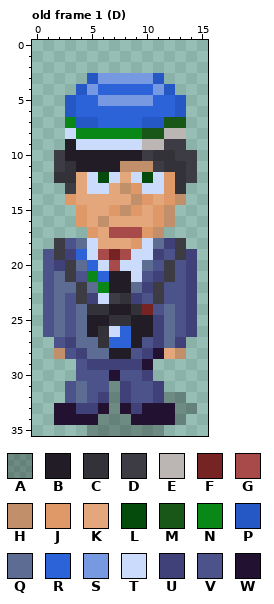
One commit to this pixel-art file: art/cfe-ksv-pikmets.aseprite. This is how it looked before the edit.
16x36 pixels, 10 frames. Shown: old frame 1 (D). The commit also changed other frames, which this record leaves out.
Visible layers, top first: "kasi", "kann", "head", "kaamera", "fraater", "shadow" opacity 27%.
Palette (. is transparent): A #00000046  B #221c26  C #333239  D #3d3b44  E #bbb6b3  F #762323  G #a84a4a  H #c28f6b  J #df9968  K #e3a77b  L #054c0c  M #185717  N #098717  P #2658c5  Q #5c6c93  R #2d63d8  S #7799e2  T #cbdbfc  U #3f4178  V #4c538b  W #221131
Pixels before, old frame 1 (D), first column x 1:
 3 ....PSSSSSP...
 4 ...PSRRRRRSP..
 5 ..PRRSSSSSRRP.
 6 ..PRRRRRRRRRP.
 7 ..NPPRRRRPPMM.
 8 ..TNNNNNNMMEE.
 9 ..BTTTTTTEEDD.
10 .DBBBBBBBDCCDD
11 .DCBBBBHHHDCCD
12 .CCKTLTKTLTJCD
13 ..DKTTKHJTTJC.
14 ..JKKKKKHJKJH.
15 ...JKKJHJKJH..
16 ...JKHKKKKJH..
17 ....JKGGGJH...
18 .DVQTKKKJTQUD.
19 VDURTGFGTTUVDU
20 VUDQRTGTTQVDVU
21 VQDVNRBBTVUDVU
22 VQQDQNBBQUDVVU
23 VQVDUTDCUVDVVU
24 VQVQCCBBCFVQVU
25 VQVQBBCCBBUQVU
26 VQVQBCTRBBUQVU
27 .VUQQCRRBVUQU.
28 .HVUQQBBVUWKH.
29 ...VUUUUUW....
30 ...VVVWVVU....
31 ..VQVVAUVVU...
32 ..VQVUAUVVUAA.
33 .WWUUWAWUWWWAA
34 .WWWWAAAWWWWA.
35 ....AAAAAAA...
Now the later version:
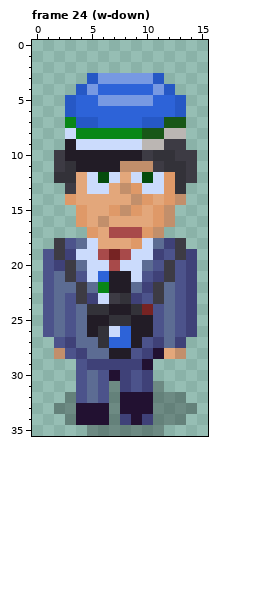
A new or re-ordered frame is compared with the old frame closest to it.
Log entry: Walk animations for Pikmets
Edits made:
frames 10 -> 42
Frame 24 (w-down) is new; against old frame 1 (D), layer "fraater":
y 19: x 4 R -> T
y 20: x 5 R -> T
y 21: x 5 N -> T
y 22..23: x 12 V -> Q
y 25..26: x 11 U -> V
y 30: x 5 V -> Q; x 8 V -> U
y 31: x 3..5 VQV -> .VQ; x 10..11 VU -> UA
y 32: x 3..6 VQVU -> AVQV; x 8..11 UVVU -> WWWA
y 33: x 2..5 WWUU -> AAWW; x 9 U -> W; x 11..12 WW -> AA
y 34: x 2..3 WW -> .A; x 6 A -> W; x 8 A -> U; x 10..12 WWW -> UAA
